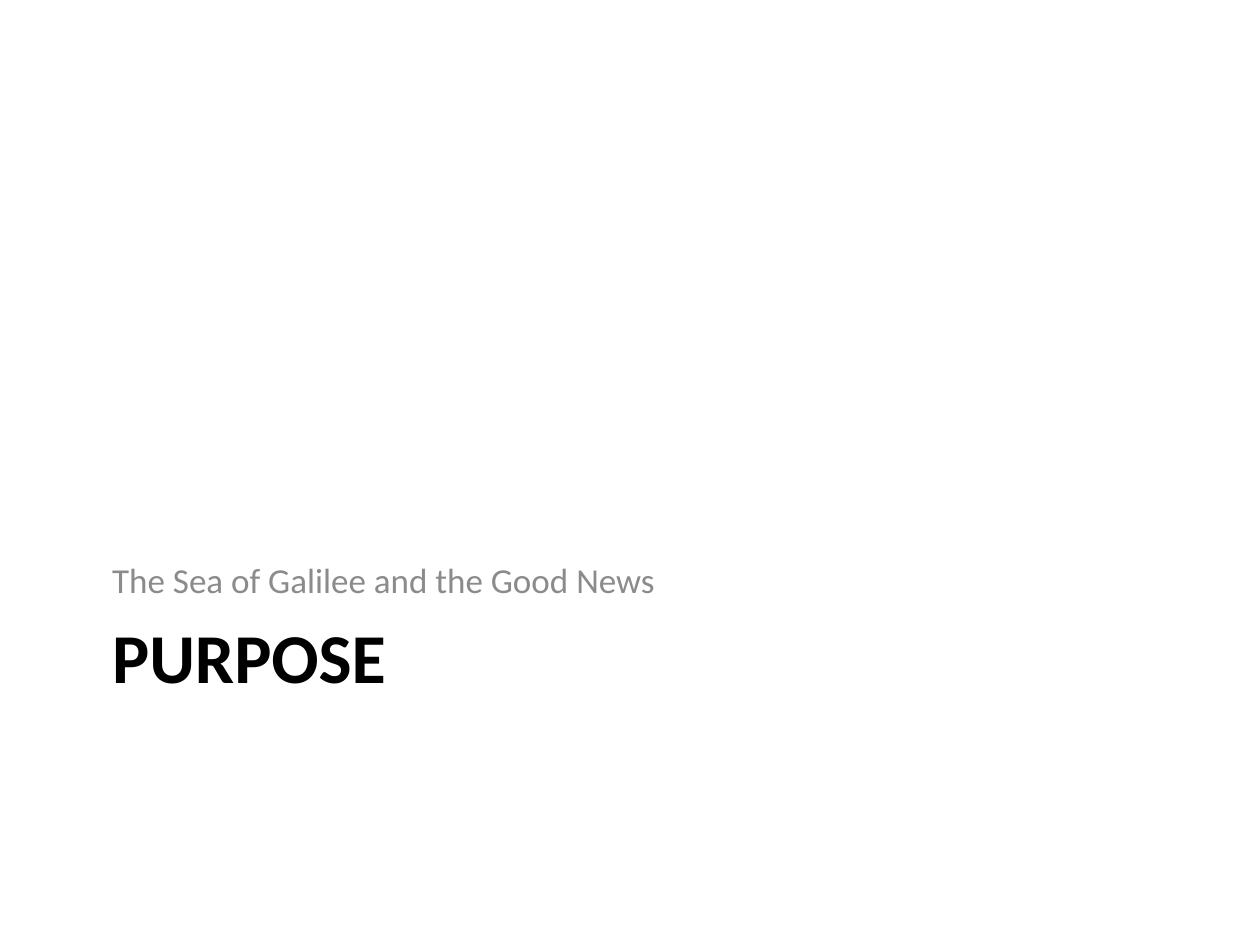
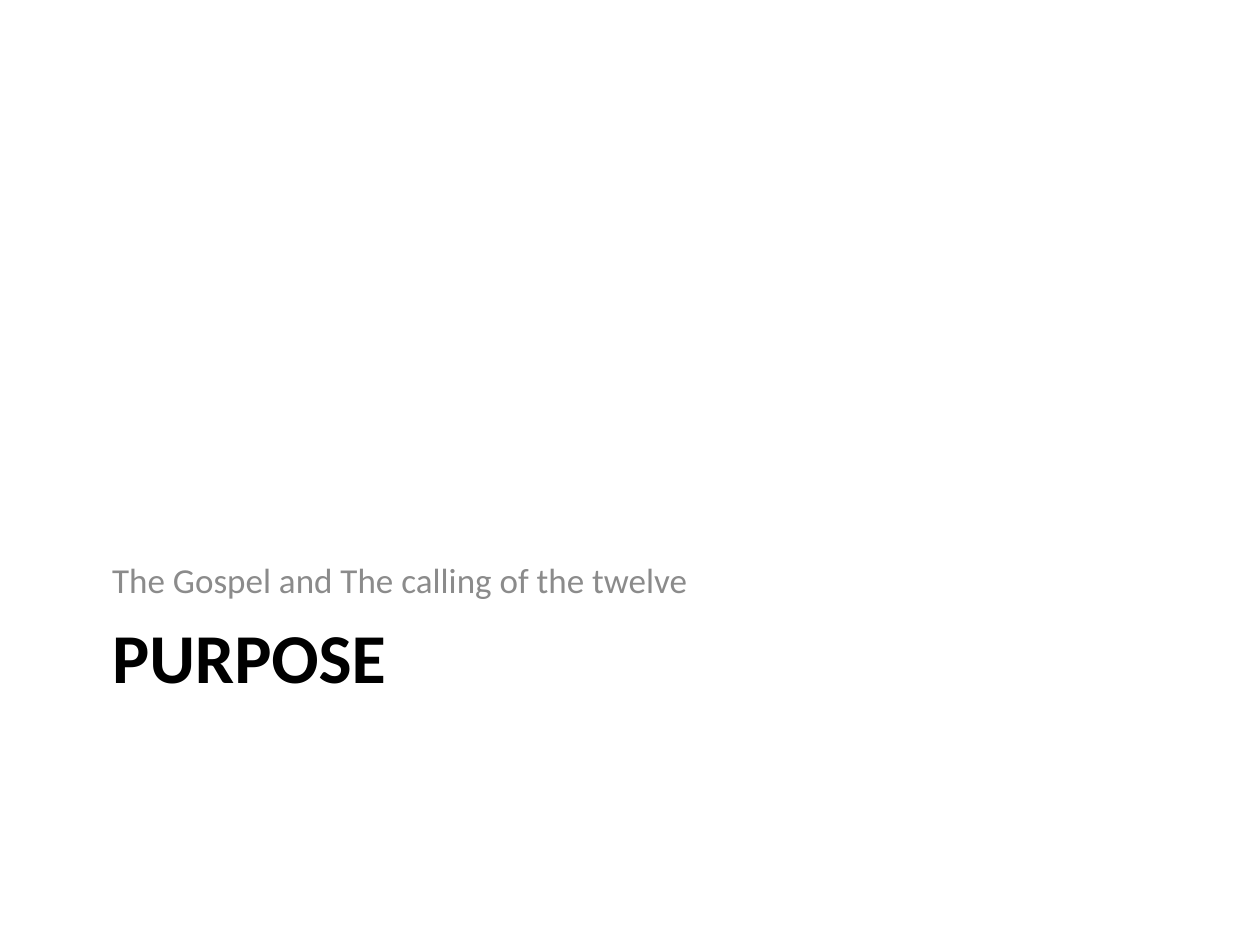
Before and after one commit to sjanhunen/dokimazo, a slide deck: slide 17 of presentations/InHisName.pptx. Drawn at 1260x945 pixels with LibreOffice and Linux fonts; fonts in the diff are those of the drawing. Boxes give left, top, right and bottom in pixels: in the first picture for what was removed or moved away, otherwise in the second. Text is boxed around its words. In the diff, an @@ line names an element or a change of style, - is before the commit and + after.

Commit message:
Complete presentation.

```diff
--- a/presentations/InHisName.pptx
+++ b/presentations/InHisName.pptx
@@ text at (112, 569, 687, 599): text changed @@
-The Sea of Galilee and the Good News
+The Gospel and The calling of the twelve
```
